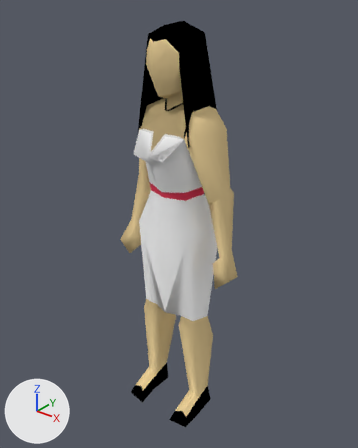
Before and after pictures for a commit that changed the Blender file Blender/female1_skin0.blend.
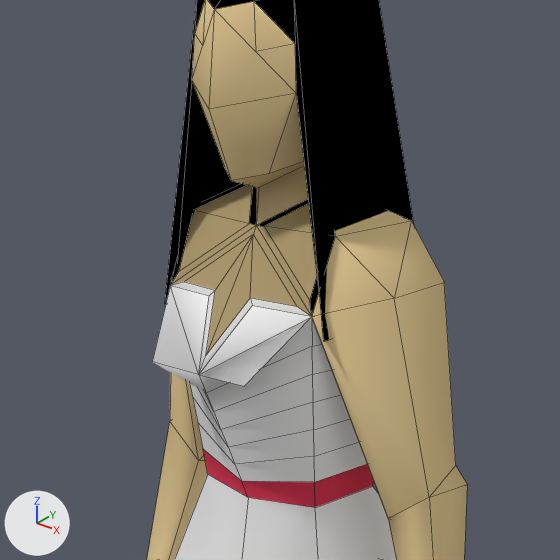
Each version appears first whole from a 50 mm camera at (1.349, -1.699, 2.102) aimed at (-0.014, 0.005, 1.045), and next in a close-up on the part from 24% to 74% of the width and 9% to 49% of the height. Every picture has the same lights, and +X, +Y and +Z are marked at lower left. The close-ups show mesh edges as thin lines.

In view in the first close-up: 'HumanLow'.
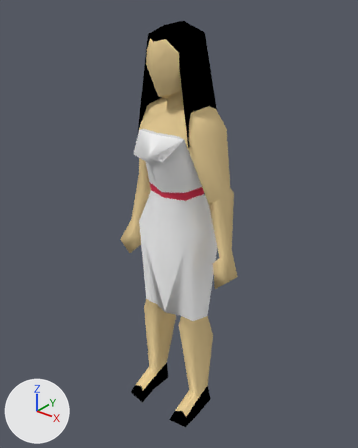
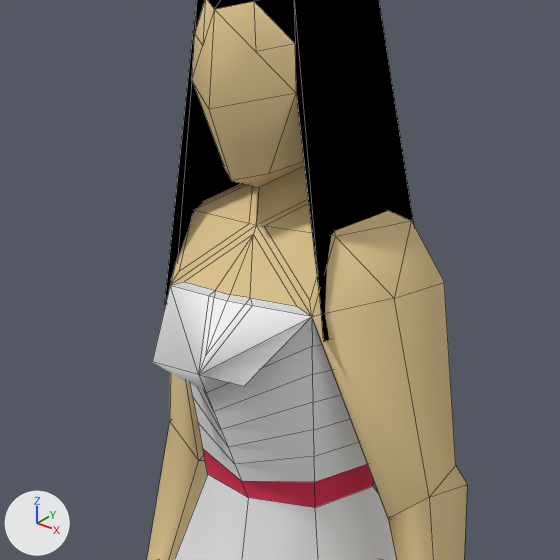
What the commit changed:
me_cube is used by ob_humanlow; location (0.0, 0.0, 0.0).
Verts and faces of me_cube; kept vertices keep their numbers, new ones are numbered from 219.
Before the commit, vertices of me_cube: 90 (0.0, -0.22, 1.44) at pixel (198, 374), 149 (0.03, -0.15, 1.53) at pixel (250, 297), 150 (-0.04, -0.15, 1.53) at pixel (209, 295), 159 (0.0, -0.1, 1.61) at pixel (253, 234), 161 (0.04, -0.15, 1.53) at pixel (252, 305).
Before the commit, vertices of me_cube: 163 (0.0, -0.2, 1.46) at pixel (205, 355), 164 (-0.03, -0.15, 1.53) at pixel (215, 290).
me_cube had 219 vertices, 234 faces and spanned x -0.34..0.34, y -0.22..0.18, z 0.0..1.97.
me_cube now has 223 vertices, 240 faces and spans x -0.34..0.34, y -0.22..0.18, z 0.0..1.97.
Part 1, on me_cube:
Faces deleted: (149, 159, 163), (159, 164, 163), (90, 161, 149, 163), (90, 163, 164, 150).
New vertex 219 is at (0.0, -0.15, 1.53), pixel (229, 294).
New vertex 220 is at (-0.03, -0.15, 1.53), pixel (214, 297).
New vertex 221 is at (0.0, -0.16, 1.53), pixel (227, 300).
New vertex 222 is at (0.03, -0.15, 1.53), pixel (245, 304).
New faces: (163, 222, 221), (163, 221, 220), (90, 161, 222, 163), (90, 163, 220, 150) (mat_dress (white #ffffff)).
New faces: (159, 164, 219), (149, 159, 219) (mat_skin (beige #e7cd97)).
New faces: (164, 220, 221, 219), (150, 220, 164), (149, 219, 221, 222), (149, 222, 161) (mat_whitetrim (white #e7e7e7)).
me_cube part 2: 10 faces spanning x -0.13..0.13, y -0.15..-0.03, z 1.52..1.66 switch from mat_mesh (beige #b49f74) to mat_skin (beige #e7cd97).
me_cube part 3: 6 faces spanning x -0.13..0.13, y -0.13..-0.01, z 1.52..1.66 switch from mat_dresstrim (black #000000) to mat_skin (beige #e7cd97).

Boxes (x1, y1, x2, y2) around the edits, measured in the close-ups (560 x 560 px):
part 1 of me_cube, built on
    both: (199, 235, 253, 374)
part 2 of me_cube, recoloured
    both: (171, 185, 317, 317)
part 3 of me_cube, recoloured (black to beige)
    both: (171, 184, 335, 315)
